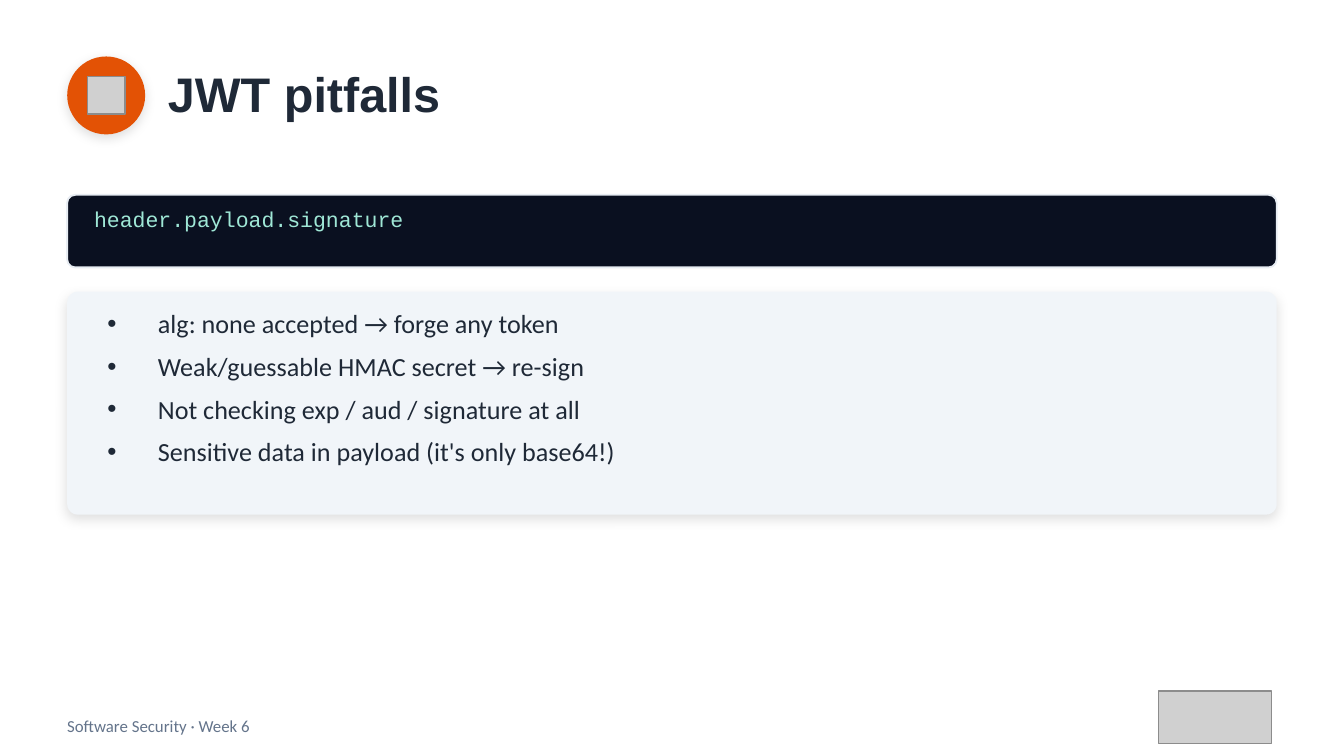
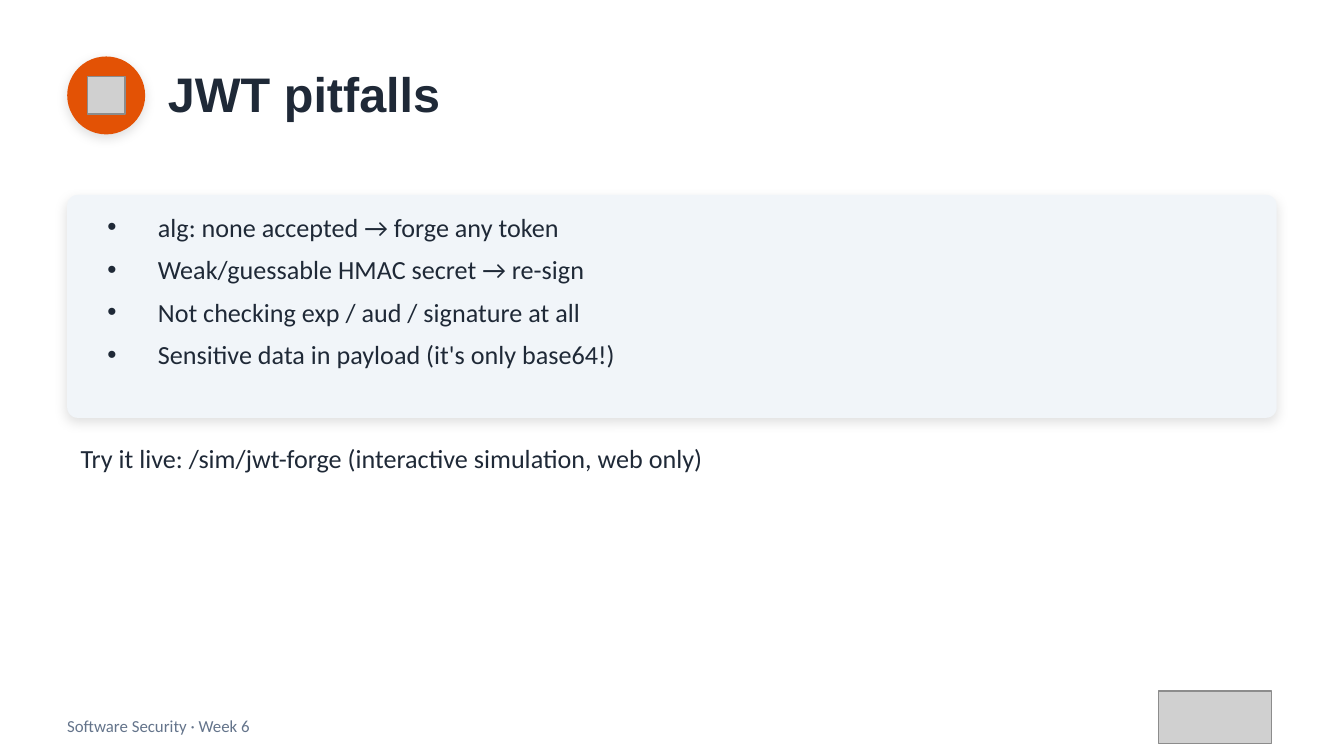
Before and after one commit to 6531503085Sutapat/software-security, a slide deck: slide 6 of slides/pptx/week06.pptx. Drawn at 1344x756 pixels with LibreOffice and Linux fonts; fonts in the diff are those of the drawing; grey boxes stand for pictures. Boxes give left, top, right and bottom in pixels: in the first picture for what was removed or moved away, otherwise in the second. Text is boxed around its words. In the diff, an @@ line names an element or a change of style, - is before the commit and + after.

```diff
--- a/slides/pptx/week06.pptx
+++ b/slides/pptx/week06.pptx
@@ rounded rectangle: place and size @@
-rounded rectangle at <box>67,292,1277,515</box>
+rounded rectangle at <box>67,195,1277,418</box>
@@ rounded rectangle removed at <box>67,195,1277,267</box> @@
@@ text removed at <box>94,211,403,232</box> @@
-header.payload.signature
@@ text "alg: none accepted → forge ...": place and size @@
-text "alg: none accepted → forge ..." at <box>158,315,614,466</box>
+text "alg: none accepted → forge ..." at <box>158,219,614,369</box>
@@ text added at <box>81,449,702,473</box>, 14 pt, text #1F2937 @@
+Try it live: /sim/jwt-forge (interactive simulation, web only)
```
Also in this commit, not shown: 1 slide added, 9 other files.
